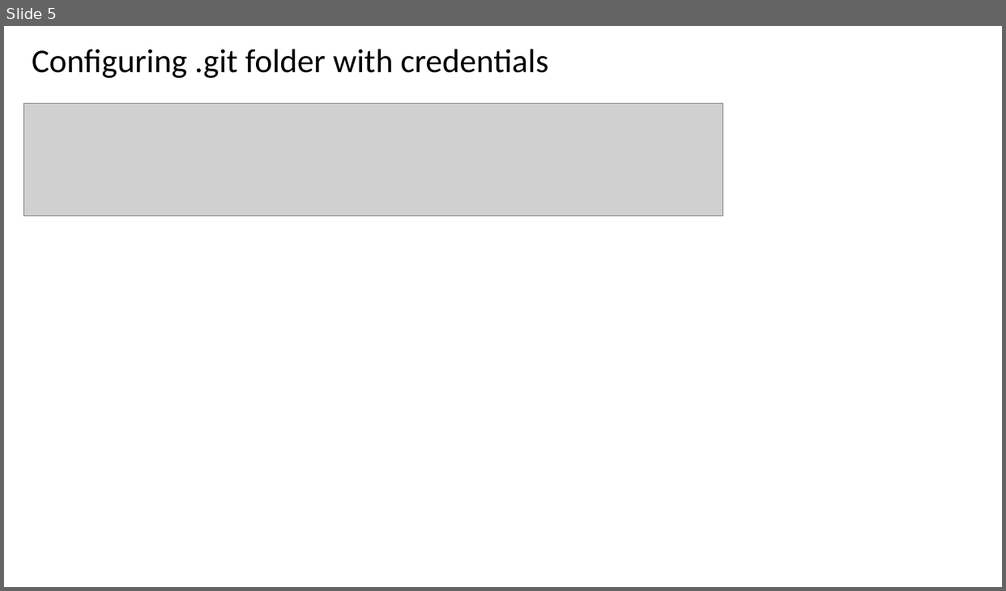
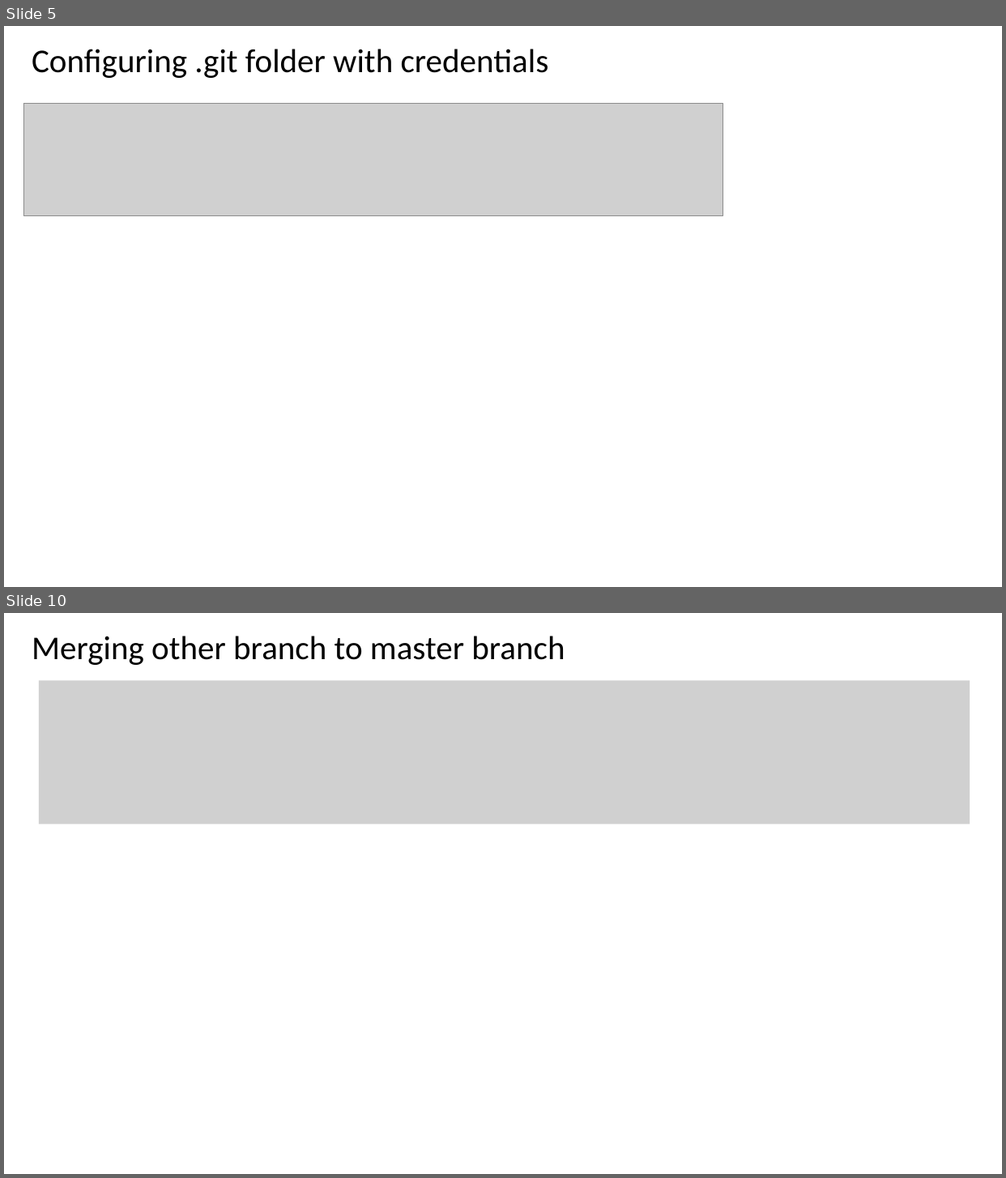
Before and after one commit to MayankDoda/Misc, a slide deck: Github Commands.pptx. Shown one above the other, each under a label of ours: slide 5 before the commit, slides 5 and 10 after it; the slides between them are not shown. The pictures are 1006x591 and 1006x1178 pixels, drawn with LibreOffice and Linux fonts; fonts in the diff are those of the drawing; grey boxes stand for pictures. Boxes give left, top, right and bottom in pixels: in the first picture for what was removed or moved away, otherwise in the second. Text is boxed around its words. In the diff, an @@ line names an element or a change of style, - is before the commit and + after.

```diff
--- a/Github Commands.pptx
+++ b/Github Commands.pptx
@@ slide 10 added at box(4, 613, 1002, 1174), background #FFFFFF @@
@@ text added at box(32, 636, 565, 665), 32 pt, text #000000 @@
+Merging other branch to master branch
@@ picture added at box(39, 680, 970, 824) @@
```
Also in this commit, not shown: 1 slide changed, 5 other slides added.
